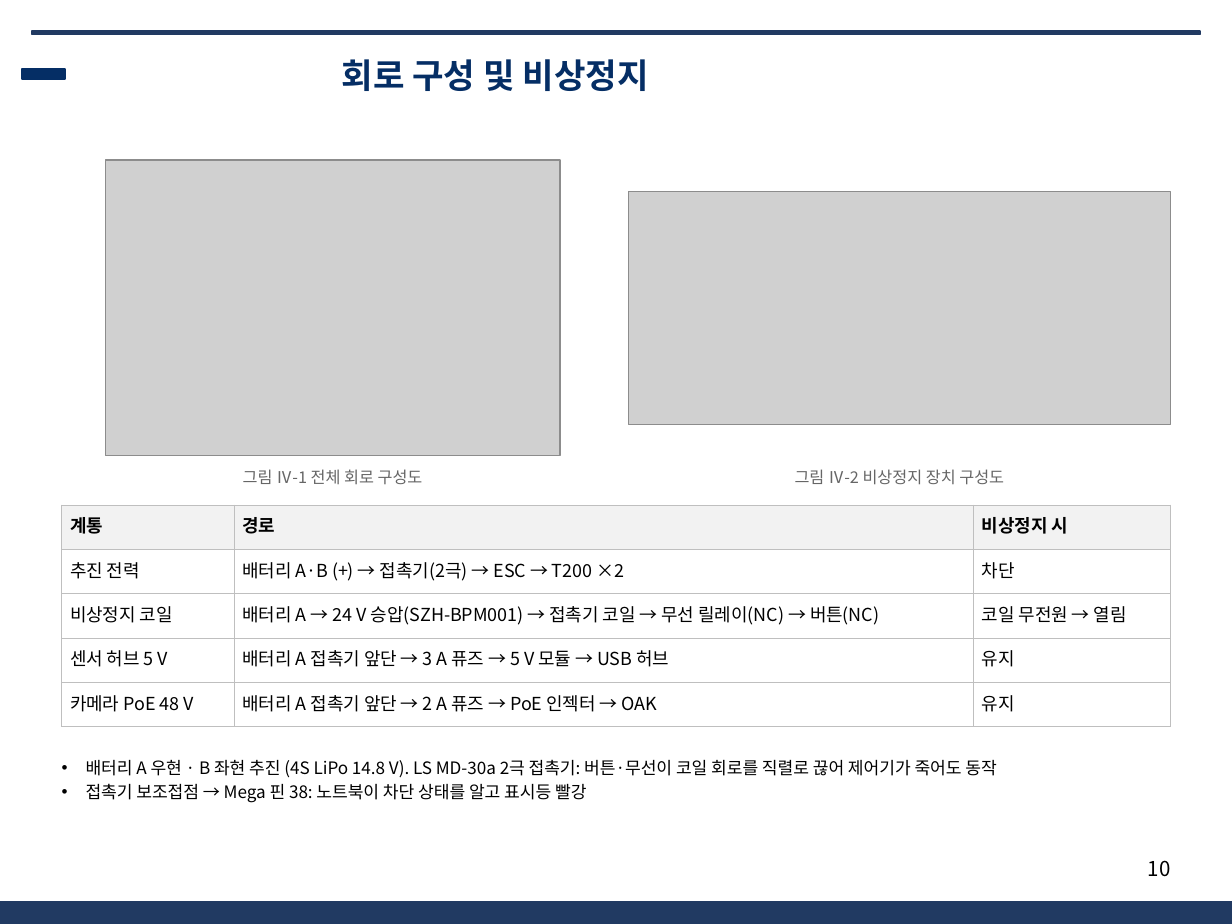
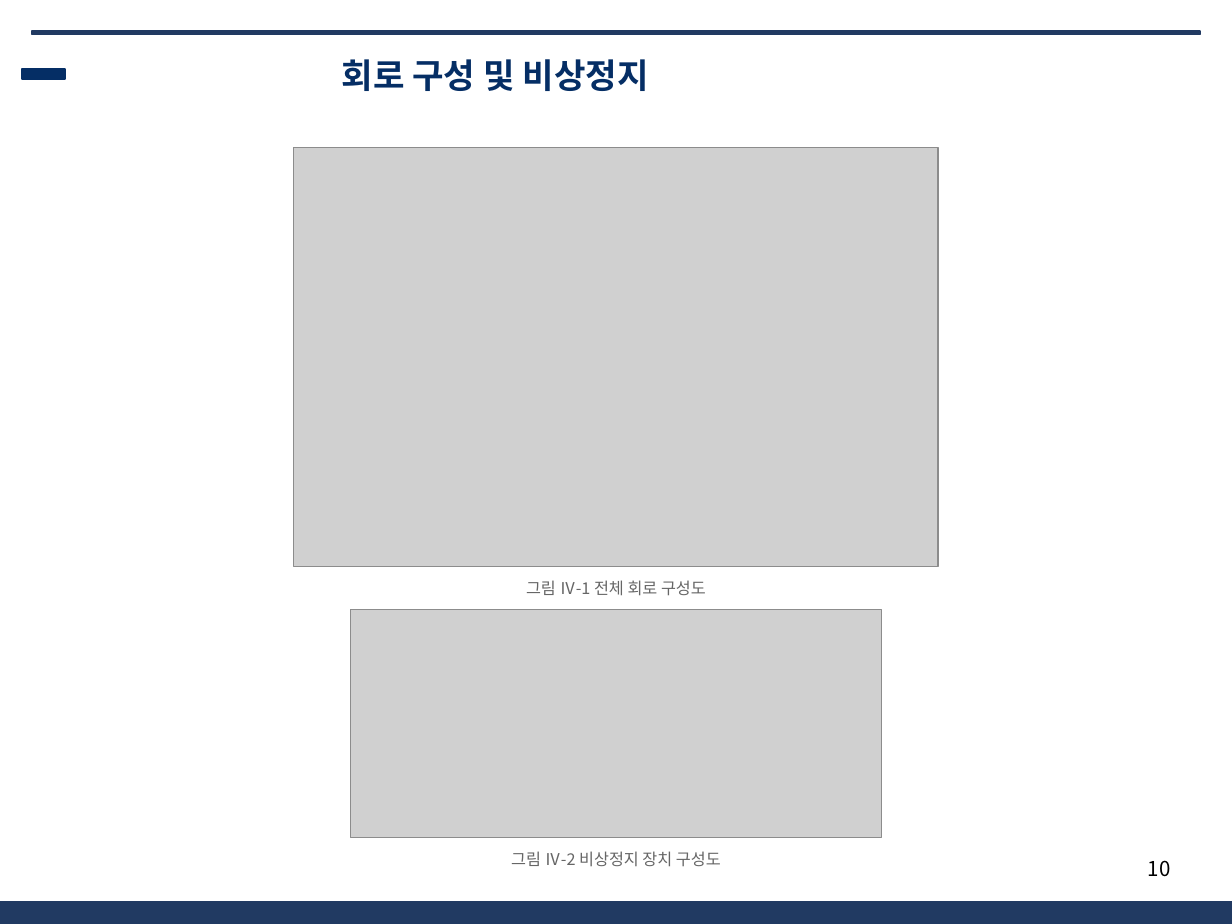
Before and after one commit to unmatsutake377-rgb/ros2_ws, a slide deck: slide 10 of docs/전달용/보고서_분담/발표자료_SSF_A.pptx. Drawn at 1232x924 pixels with LibreOffice and Linux fonts; fonts in the diff are those of the drawing; grey boxes stand for pictures; background and template pictures are left out. Boxes give left, top, right and bottom in pixels: in the first picture for what was removed or moved away, otherwise in the second. Text is boxed around its words. In the diff, an @@ line names an element or a change of style, - is before the commit and + after.

```diff
--- a/docs/전달용/보고서_분담/발표자료_SSF_A.pptx
+++ b/docs/전달용/보고서_분담/발표자료_SSF_A.pptx
@@ picture: place and size @@
-picture at <box>105,160,559,456</box>
+picture at <box>293,148,938,567</box>
@@ table removed at <box>62,505,1170,716</box>, 5 rows, 3 columns @@
-계통 | 경로 | 비상정지 시
-추진 전력 | 배터리 A·B (+) → 접촉기(2극) → ESC → T200 ×2 | 차단
-비상정지 코일 | 배터리 A → 24 V 승압(SZH-BPM001) → 접촉기 코일 → 무선 릴레이(NC) → 버튼(NC) | 코일 무전원 → 열림
-센서 허브 5 V | 배터리 A 접촉기 앞단 → 3 A 퓨즈 → 5 V 모듈 → USB 허브 | 유지
-카메라 PoE 48 V | 배터리 A 접촉기 앞단 → 2 A 퓨즈 → PoE 인젝터 → OAK | 유지
@@ text "그림 Ⅳ-1 전체 회로 구성도": place and size @@
-text "그림 Ⅳ-1 전체 회로 구성도" at <box>243,469,423,484</box>
+text "그림 Ⅳ-1 전체 회로 구성도" at <box>526,580,706,596</box>
@@ picture: place and size @@
-picture at <box>628,192,1170,425</box>
+picture at <box>351,610,882,838</box>
@@ text removed at <box>86,759,996,803</box> @@
-• 배터리 A 우현 · B 좌현 추진 (4S LiPo 14.8 V). LS MD-30a 2극 접촉기: 버튼·무선이 코일 회로를 직렬로 끊어 제어기가 죽어도 동작
-• 접촉기 보조접점 → Mega 핀 38: 노트북이 차단 상태를 알고 표시등 빨강
@@ text "그림 Ⅳ-2 비상정지 장치 구성도": place and size @@
-text "그림 Ⅳ-2 비상정지 장치 구성도" at <box>795,469,1004,485</box>
+text "그림 Ⅳ-2 비상정지 장치 구성도" at <box>511,851,721,867</box>
```
Also in this commit, not shown: 5 other slides changed, 5 other files.
